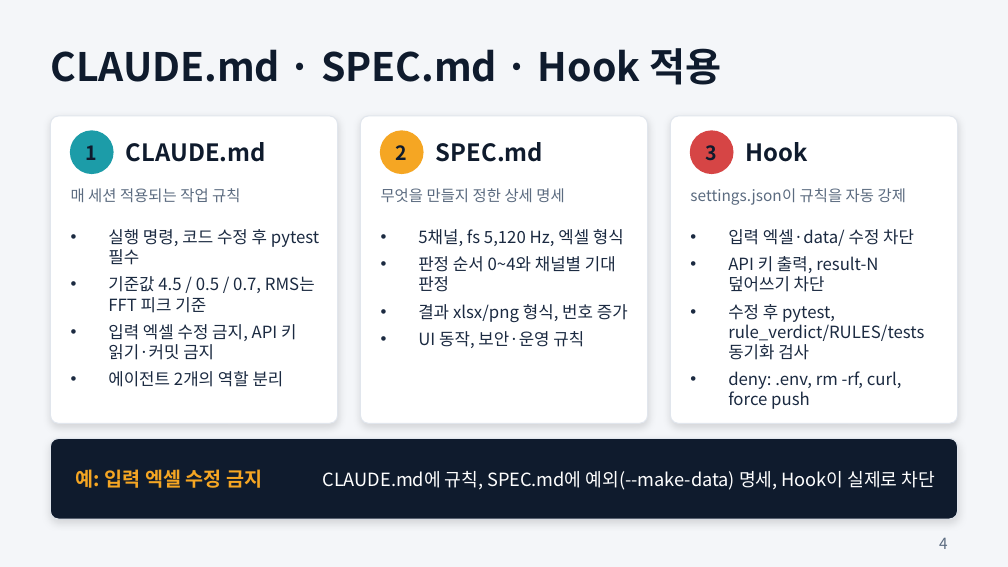
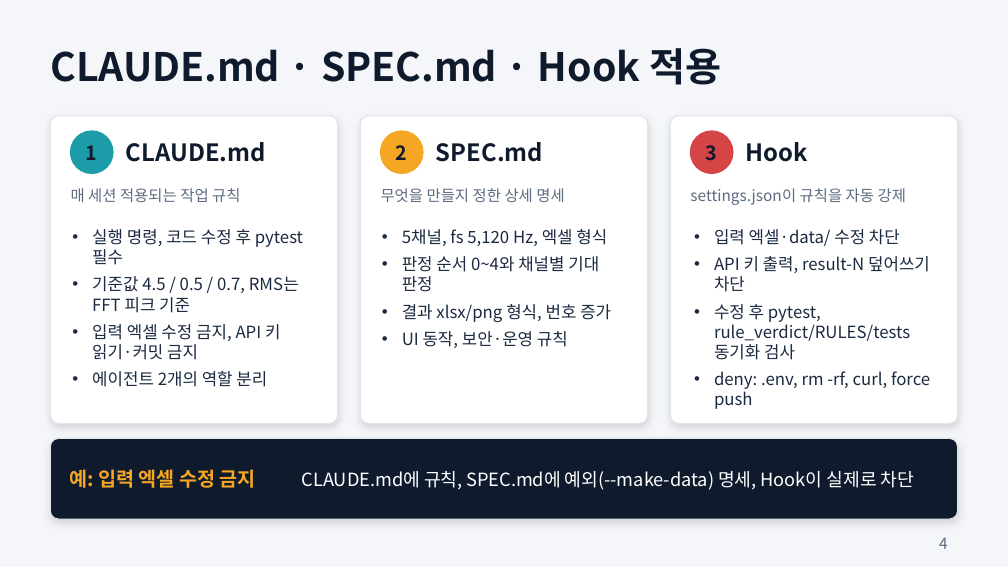
Before and after one commit to njpark22-eng/test, a slide deck: slide 4 of vibe-agent-demo-1.pptx. Drawn at 1008x567 pixels with LibreOffice and Linux fonts; fonts in the diff are those of the drawing. Boxes give left, top, right and bottom in pixels: in the first picture for what was removed or moved away, otherwise in the second. Text is boxed around its words. In the diff, an @@ line names an element or a change of style, - is before the commit and + after.

```diff
--- a/vibe-agent-demo-1.pptx
+++ b/vibe-agent-demo-1.pptx
@@ text "실행 명령, 코드 수정 후 ..." moved from (x1=108, y1=229, x2=319, y2=387) to (x1=92, y1=229, x2=303, y2=387) @@
@@ indent changed in 3 elements at (x1=714, y1=229, x2=930, y2=409), (x1=92, y1=229, x2=303, y2=387), (x1=402, y1=229, x2=611, y2=348) @@
@@ text "5채널, fs 5,120 Hz, 엑셀 ..." moved from (x1=418, y1=229, x2=628, y2=348) to (x1=402, y1=229, x2=611, y2=348) @@
@@ text "입력 엑셀·data/ 수정 차단" moved from (x1=728, y1=229, x2=924, y2=409) to (x1=714, y1=229, x2=930, y2=409) @@
@@ text "예: 입력 엑셀 수정 금지" moved from (x1=76, y1=469, x2=262, y2=488) to (x1=69, y1=469, x2=256, y2=488) @@
@@ text "CLAUDE.md에 규칙, SPEC.md에 예외(--make-data) 명세, ..." moved from (x1=323, y1=471, x2=935, y2=490) to (x1=302, y1=471, x2=914, y2=490) @@
```
Also in this commit, not shown: 10 other slides changed, 1 slide added.
